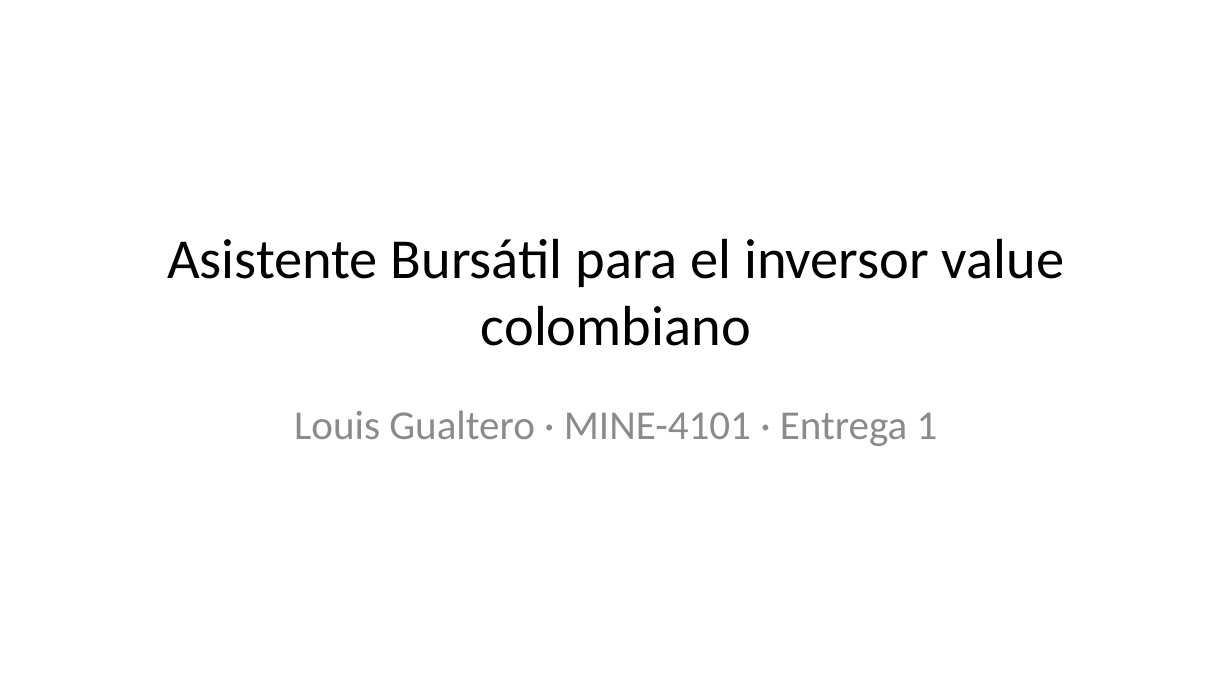
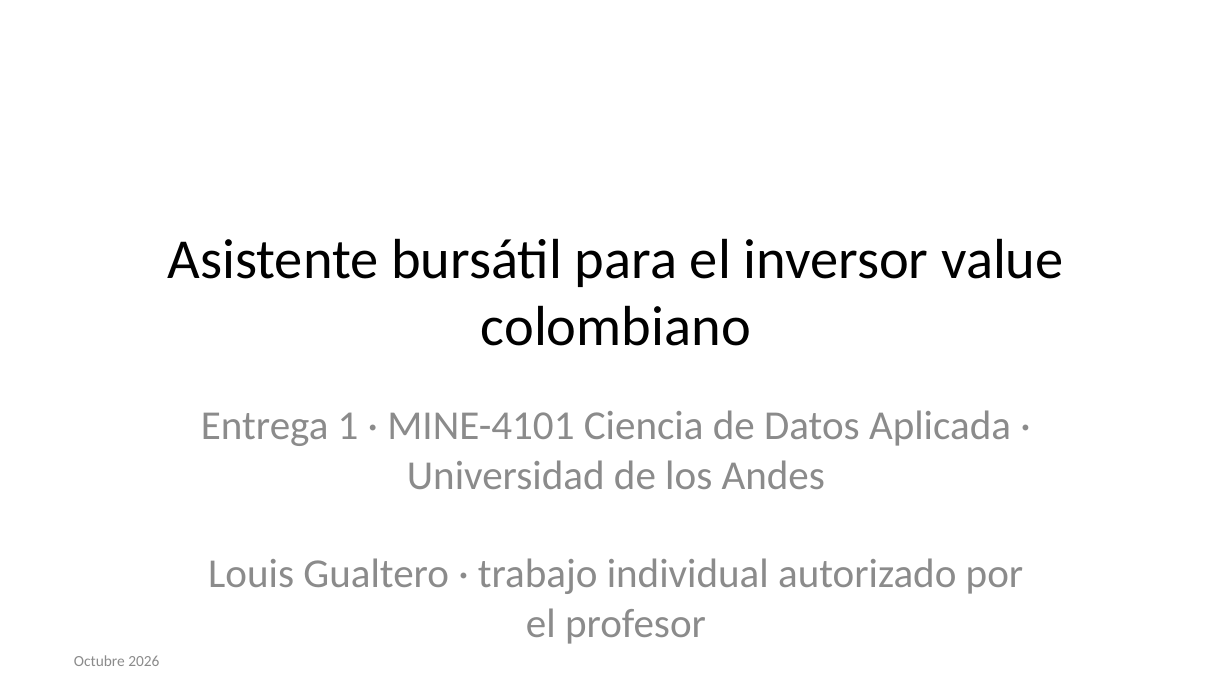
Before and after one commit to louis97/asistente-financiero, a slide deck: slide 1 of entregables/entrega_1/presentacion.pptx. Drawn at 1232x693 pixels with LibreOffice and Linux fonts; fonts in the diff are those of the drawing. Boxes give left, top, right and bottom in pixels: in the first picture for what was removed or moved away, otherwise in the second. Text is boxed around its words. In the diff, an @@ line names an element or a change of style, - is before the commit and + after.

Commit message:
docs: entregables de la entrega 1

```diff
--- a/entregables/entrega_1/presentacion.pptx
+++ b/entregables/entrega_1/presentacion.pptx
@@ title at (168, 238, 1063, 346): text changed @@
-Asistente Bursátil para el inversor value colombiano
+Asistente bursátil para el inversor value colombiano
@@ subtitle at (201, 410, 1024, 644): text changed @@
-Louis Gualtero · MINE-4101 · Entrega 1
+Entrega 1 · MINE-4101 Ciencia de Datos Aplicada · Universidad de los Andes
+Louis Gualtero · trabajo individual autorizado por el profesor
@@ text added at (74, 655, 159, 666), 9 pt, text #8C8C8C @@
+Octubre 2026
```
Also in this commit, not shown: 5 other slides changed, 8 slides added, 6 slides removed, 7 other files.
